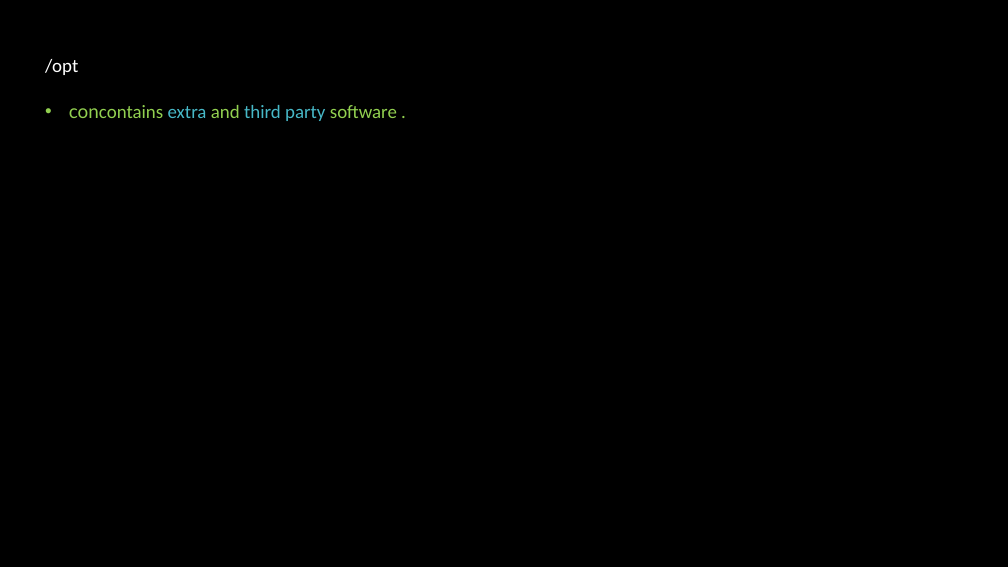
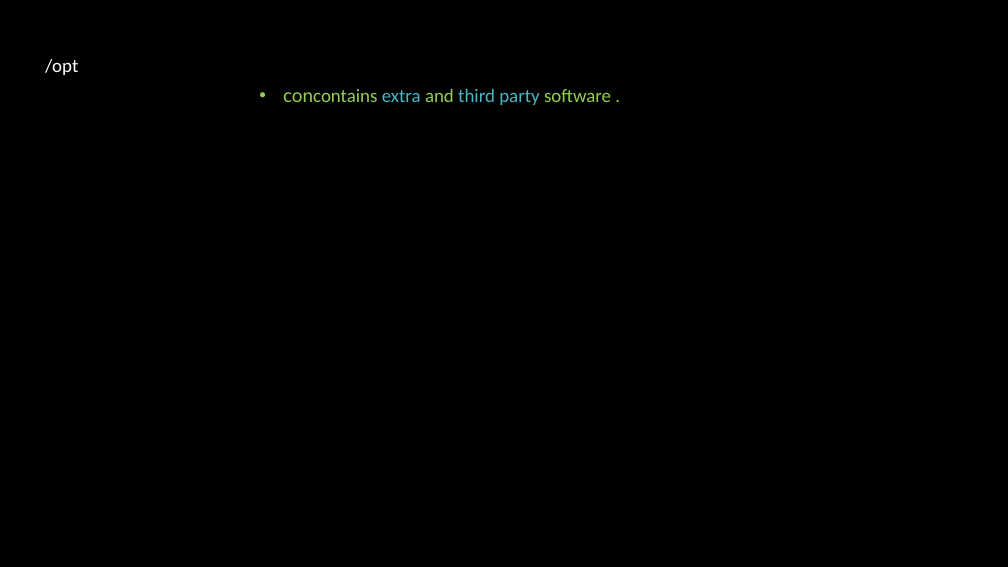
Before and after one commit to linuxfestival/introduction-to-linux-resources, a slide deck: slide 43 of PowerPoint/amirkabir_linux_festival.pptx. Drawn at 1008x567 pixels with LibreOffice and Linux fonts; fonts in the diff are those of the drawing. Boxes give left, top, right and bottom in pixels: in the first picture for what was removed or moved away, otherwise in the second. Text is boxed around its words. In the diff, an @@ line names an element or a change of style, - is before the commit and + after.

```diff
--- a/PowerPoint/amirkabir_linux_festival.pptx
+++ b/PowerPoint/amirkabir_linux_festival.pptx
@@ text "concontains extra and third party ..." moved from (x1=69, y1=105, x2=397, y2=121) to (x1=283, y1=89, x2=611, y2=105) @@
```
Also in this commit, not shown: 1 slide added, 1 slide removed.
